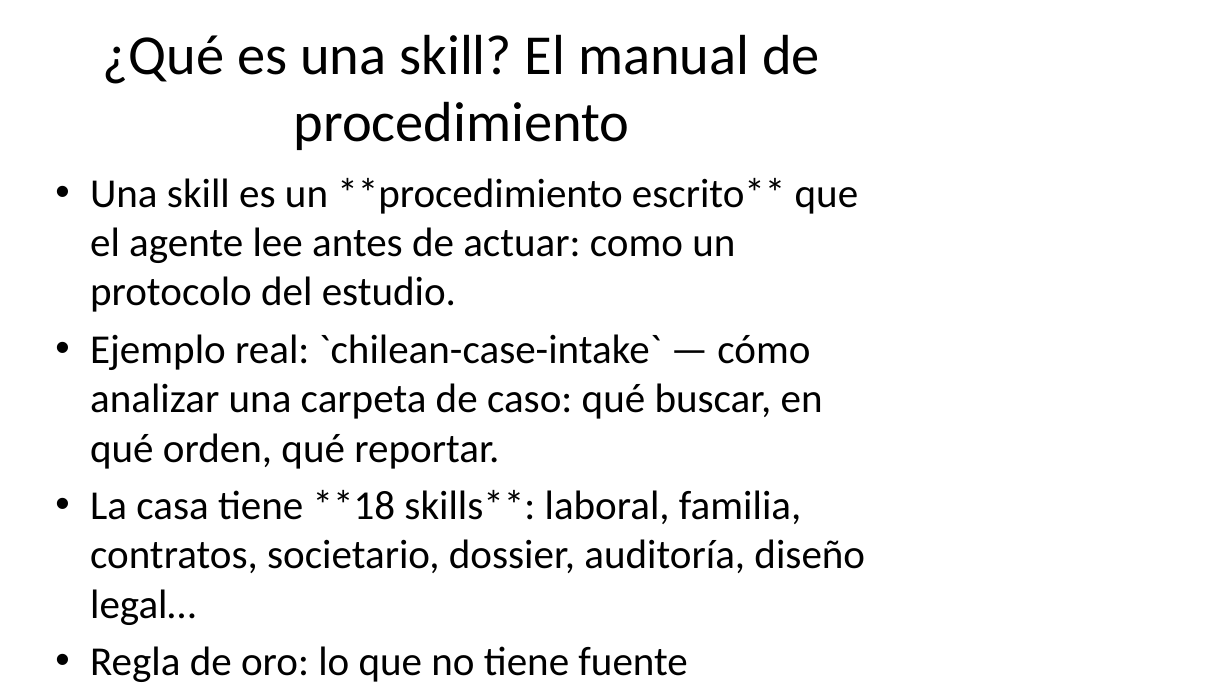
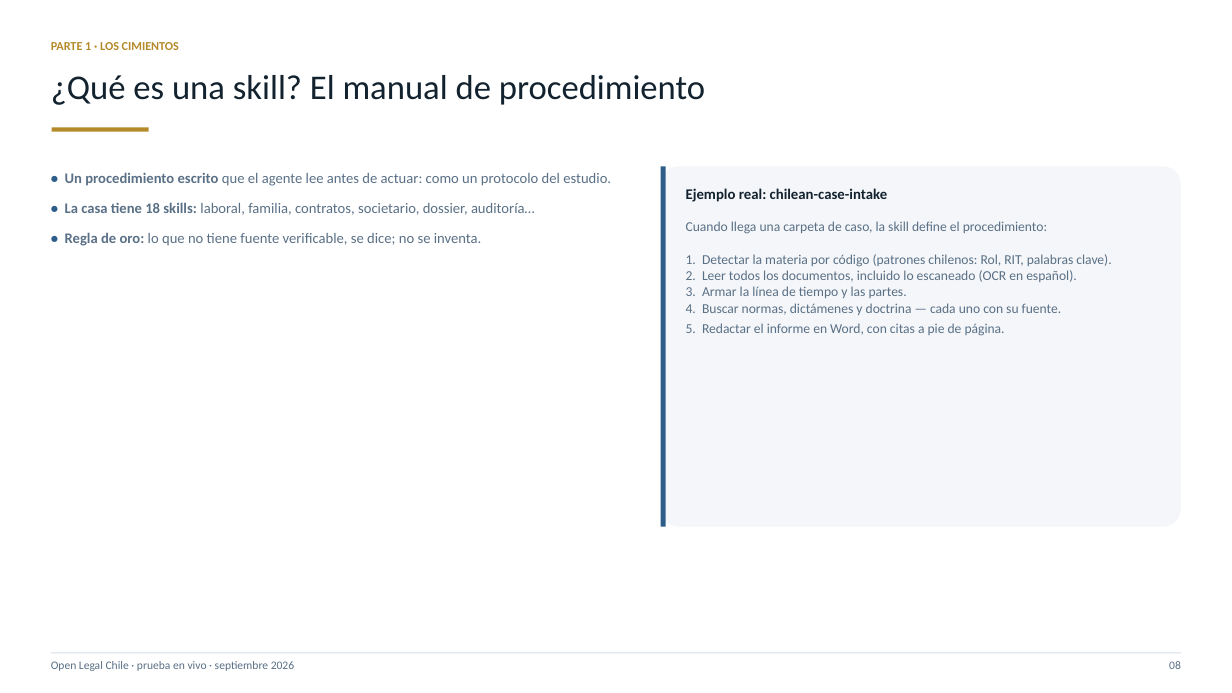
Before and after one commit to elpabloultron/open-legal-chile, a slide deck: slide 8 of docs/charla/Open_Legal_Chile_como_funciona.pptx (slide 6 before the commit). Drawn at 1232x693 pixels with LibreOffice and Linux fonts; fonts in the diff are those of the drawing. Boxes give left, top, right and bottom in pixels: in the first picture for what was removed or moved away, otherwise in the second. Text is boxed around its words. In the diff, an @@ line names an element or a change of style, - is before the commit and + after.

Commit message:
docs(charla): deck rediseñado (22 láminas) con las animaciones DENTRO del PowerPoint
- Tres animaciones nuevas: cómo se construyó el grafo (seis etapas), cómo operan las citas
  (documento vs conversación y el rastreo) y un caso de punta a punta (carpeta → Word).
- Las seis animaciones se graban a MP4 (Playwright + ffmpeg, con portada verificada) y van
  incrustadas en el pptx (add_movie): se reproducen con clic al presentar. Verificado: 6 videos y
  17 medios dentro del archivo, 0 formas fuera de lámina, 22/22 láminas con notas del orador.
- Sistema de diseño propio: azul tinta + bronce, tipografías Calibri, tarjetas, números grandes,
  marcos para imágenes, portada y separadores con red de nodos. Inspirado en la arquitectura de
  bloques de python-pptx-theme-kit (GPL: ideas, no código).
- Reproducible: construir_deck.py (deck) y grabar_animaciones.py (videos).

```diff
--- a/docs/charla/Open_Legal_Chile_como_funciona.pptx
+++ b/docs/charla/Open_Legal_Chile_como_funciona.pptx
@@ text added at (51,42,179,50), 9.5 pt, text #B58B2A, bold @@
+PARTE 1 · LOS CIMIENTOS
@@ text "¿Qué es una skill? El ...": place and size @@
-text "¿Qué es una skill? El ..." at (103,34,820,150)
+text "¿Qué es una skill? El ..." at (51,75,705,105)
@@ text "¿Qué es una skill? El ..." at (51,75,705,105): size 44 to 27 pt, text colour #000000 to #12222F; alignment centre to left; more space between paragraphs; vertical alignment middle to top @@
@@ rectangle added at (52,128,149,131), fill #B58B2A @@
@@ text at (65,172,611,246): text changed; size 32 to 11.4 pt; text colour #000000 to #5A7086 @@
-• Una skill es un **procedimiento escrito** que el agente lee antes de actuar: como un protocolo del estudio.
-• Ejemplo real: `chilean-case-intake` — cómo analizar una carpeta de caso: qué buscar, en qué orden, qué reportar.
-• La casa tiene **18 skills**: laboral, familia, contratos, societario, dossier, auditoría, diseño legal…
-• Regla de oro: lo que no tiene fuente verificable **se dice**, no se inventa.
+• Un procedimiento escrito que el agente lee antes de actuar: como un protocolo del estudio.
+• La casa tiene 18 skills: laboral, familia, contratos, societario, dossier, auditoría…
+• Regla de oro: lo que no tiene fuente verificable, se dice; no se inventa.
@@ rounded rectangle added at (661,166,1181,527), fill #F4F6F9 @@
@@ rectangle added at (661,166,666,527), fill #2E5D8A @@
@@ text added at (686,188,888,202), 11.5 pt, text #12222F, bold @@
+Ejemplo real: chilean-case-intake
@@ text added at (686,221,1111,336), 10.6 pt, text #5A7086 @@
+Cuando llega una carpeta de caso, la skill define el procedimiento:
+1. Detectar la materia por código (patrones chilenos: Rol, RIT, palabras clave).
+2. Leer todos los documentos, incluido lo escaneado (OCR en español).
+3. Armar la línea de tiempo y las partes.
+4. Buscar normas, dictámenes y doctrina — cada uno con su fuente.
+5. Redactar el informe en Word, con citas a pie de página.
@@ rectangle added at (51,653,1181,653), fill #D8E0E8 @@
@@ text added at (51,661,294,671), 9 pt, text #5A7086 @@
+Open Legal Chile · prueba en vivo · septiembre 2026
@@ text added at (1169,661,1181,669), 9 pt, text #5A7086 @@
+08
```
Also in this commit, not shown: 7 other slides changed, 14 slides added, 8 slides removed, 20 other files.
